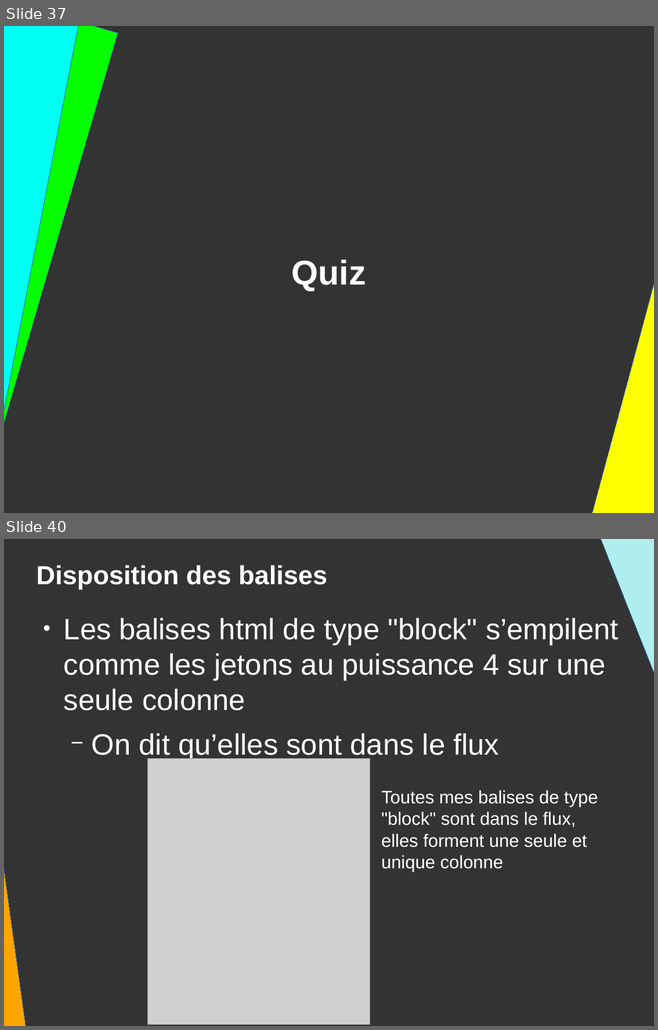
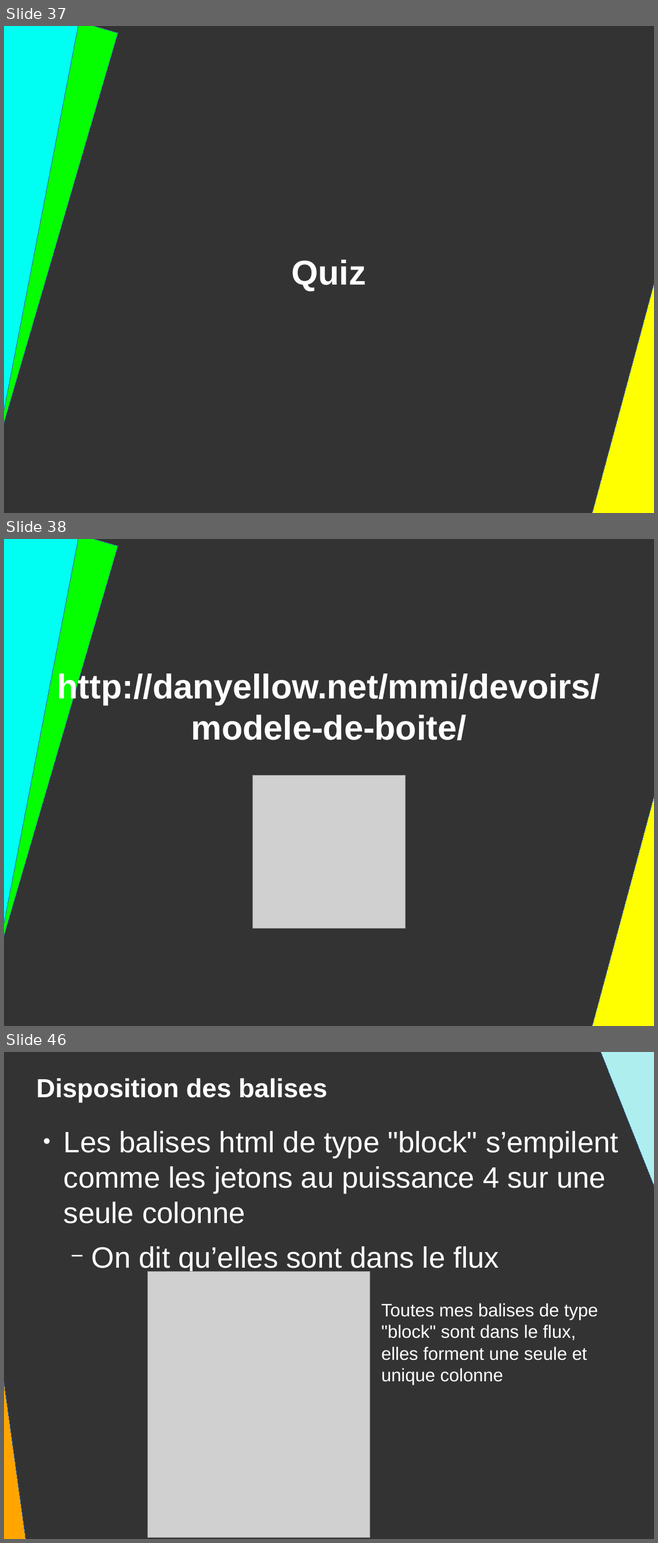
Before and after one commit to DanYellow/presentations, a slide deck: mmi/html/travaux-pratiques/numero-2/presentation.odp. Shown one above the other, each under a label of ours: slides 37 and 40 before the commit, slides 37, 38 and 46 after it; the slides between them are not shown. The pictures are 658x1030 and 658x1543 pixels, drawn with LibreOffice and Linux fonts; fonts in the diff are those of the drawing; grey boxes stand for pictures. Boxes give left, top, right and bottom in pixels: in the first picture for what was removed or moved away, otherwise in the second. Text is boxed around its words. In the diff, an @@ line names an element or a change of style, - is before the commit and + after.

```diff
--- a/mmi/html/travaux-pratiques/numero-2/presentation.odp
+++ b/mmi/html/travaux-pratiques/numero-2/presentation.odp
@@ slide 38 added at [4,539,654,1026], background #333333 @@
@@ rectangle added at [4,539,118,941], fill #06FF00, outline #3465A4 0 pt @@
@@ rectangle added at [4,539,81,940], fill #00FFF3, outline #3465A4 0 pt @@
@@ title added at [57,671,600,740], 42 pt, text #FFFFFF, bold @@
+http://danyellow.net/mmi/devoirs/modele-de-boite/
@@ right triangle added at [586,711,654,1026], fill #FFFF00, outline #3465A4 0 pt @@
@@ picture added at [253,776,405,929] @@
@@ what was slide 40 is now slide 46 @@
```
Also in this commit, not shown: 3 slides changed, 6 other slides added, 1 slide removed.
